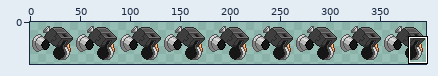
Two versions of one sprite sheet, vehicles/modularmech/booster/Exitus_front_back.png. The first picture is a wide view before the edit; the outline marks the close-up.
Close-up. Old version:
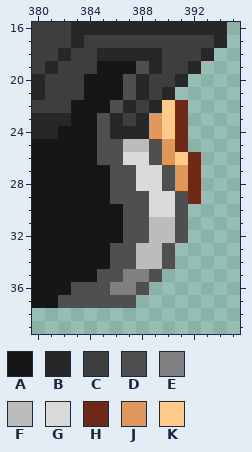
The file is 396x42 pixels. Shown: x 380..395, y 16..39. The commit also changed other parts of the picture, which this record leaves out.
Palette (. is transparent): A #161616  B #272727  C #3e3e3e  D #4f4f4f  E #808080  F #bcbcbc  G #dadada  H #6f2919  J #e0975c  K #ffca8a
Now the later version:
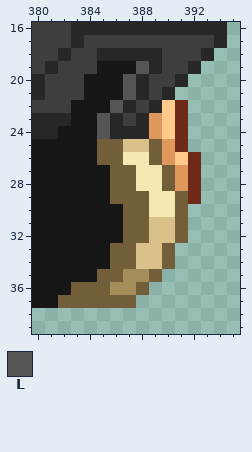
Colours new in this view: L #555555
The edit:
Colour D changes from #4f4f4f to #735e3a.
Colour E changes from #808080 to #a38d59.
Colour F changes from #bcbcbc to #d9c189.
Colour G changes from #dadada to #f7e7b2.
Colour D becomes colour L in row 19 at x 388; in rows 20 to 21 at x 387; in row 22 at x 386; in rows 23 to 24 at x 385.
